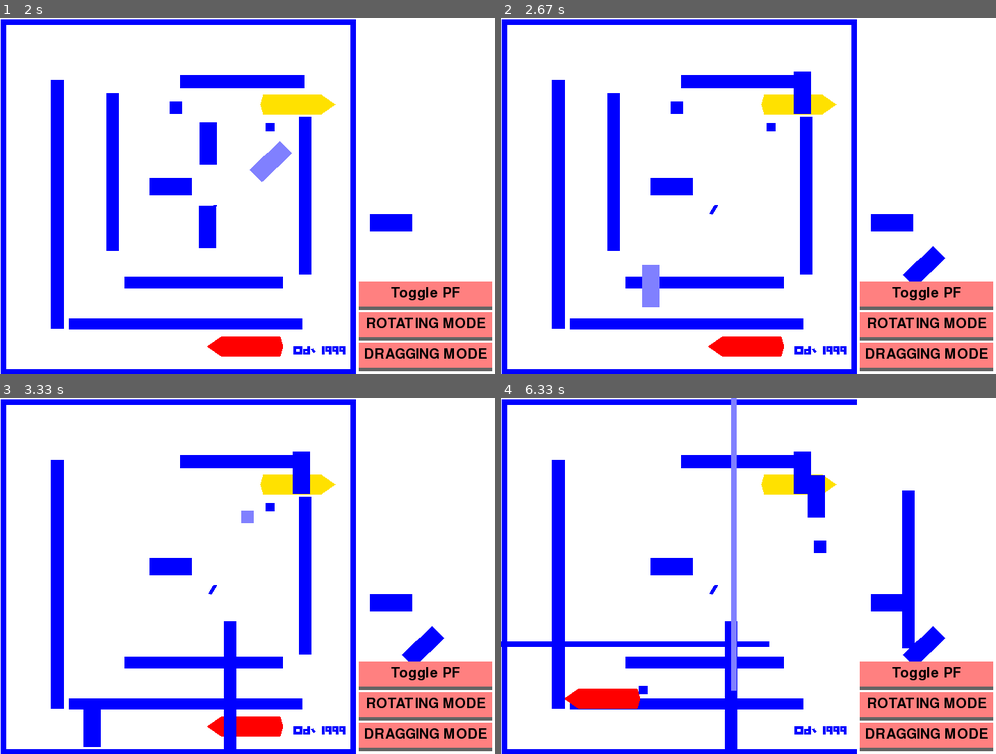
Above: before the commit, frames 1-4 (two rows, left to right).
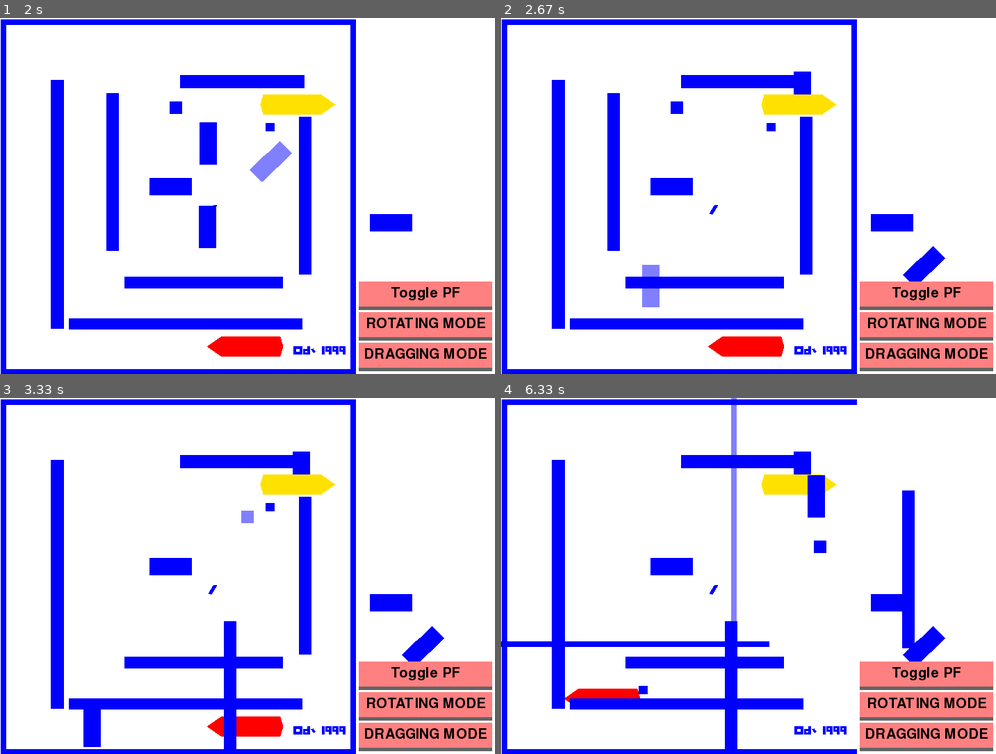
Above: after the commit, the same moments.

Repository: yuanhenglee/Motion-Planning-with-Pygame
Game: pygame game, started from BFPGame/run.py
Two runs of this game, one before a commit and one after it. Both use one fixed random seed, a clock stepped at 60 frames per second and the inputs below.
Inputs (mouse positions are in pixels of both pictures, inside the frame that each line leads up to):
- Up to frame 1 (2 s): press the mouse at (311, 352) at 0.37 s; move the mouse to (336, 217) at 0.47 s; release the mouse at (356, 85) at 0.6 s; press the mouse at (242, 188) at 0.7 s; move the mouse to (316, 206) at 0.8 s; release the mouse at (391, 220) at 0.93 s; press the mouse at (356, 85) at 1.03 s; move the mouse to (282, 146) at 1.13 s; release the mouse at (212, 210) at 1.27 s; press the mouse at (118, 57) at 1.87 s; move the mouse to (267, 160) at 1.97 s
- Up to frame 2 (2.67 s): release the mouse at (921, 267) at 2.1 s; press the mouse at (708, 142) at 2.2 s; move the mouse to (753, 117) at 2.3 s; release the mouse at (802, 92) at 2.43 s; press the mouse at (713, 210) at 2.53 s; move the mouse to (654, 267) at 2.63 s
- Up to frame 3 (3.33 s): release the mouse at (99, 707) at 2.77 s; press the mouse at (113, 551) at 2.87 s; move the mouse to (168, 625) at 2.97 s; release the mouse at (227, 700) at 3.1 s; press the mouse at (173, 487) at 3.2 s; move the mouse to (247, 515) at 3.3 s
- Up to frame 4 (6.33 s): release the mouse at (817, 543) at 3.43 s; press the mouse at (743, 725) at 3.53 s; move the mouse to (748, 707) at 3.63 s; release the mouse at (753, 693) at 3.77 s; press the mouse at (852, 576) at 3.87 s; move the mouse to (753, 515) at 3.97 s; release the mouse at (654, 451) at 4.1 s; press the mouse at (807, 576) at 4.2 s; move the mouse to (857, 572) at 4.3 s; release the mouse at (906, 568) at 4.43 s; press the mouse at (728, 686) at 4.53 s; move the mouse to (654, 689) at 4.63 s; release the mouse at (575, 693) at 4.77 s; press the mouse at (753, 693) at 4.87 s; move the mouse to (659, 654) at 4.97 s; release the mouse at (565, 618) at 5.1 s; press the mouse at (679, 401) at 5.2 s; move the mouse to (634, 522) at 5.3 s; release the mouse at (590, 643) at 5.43 s; press the mouse at (590, 725) at 5.53 s; move the mouse to (703, 611) at 5.63 s; release the mouse at (812, 494) at 5.77 s; press the mouse at (768, 504) at 5.87 s; move the mouse to (708, 597) at 5.97 s; release the mouse at (644, 689) at 6.1 s; press the mouse at (654, 515) at 6.2 s; move the mouse to (733, 572) at 6.3 s

Frame 1 is identical in both runs. In frame 2, 0.3% of the frame differs, in the area x 28-63%, y 21-76%; in frame 3, 0.2%; in frame 4, 0.8%, in the area x 13-63%, y 0-88%.

Commit message:
deal with rounding error

Diff:
--- a/BFPGame/utils.py
+++ b/BFPGame/utils.py
@@ -70,8 +70,7 @@
 
 def fit_grid(v1, v2):
     d = round(max(abs(v1[0]-v2[0]), abs(v1[1]-v2[1])))
-    d = d if d > 0 else 1
-    d*=2
+    d = d*2 if d > 0 else 1 # deal with rounding error
     dx = (v2[0]-v1[0])/d
     dy = (v2[1]-v1[1])/d
     line = []
